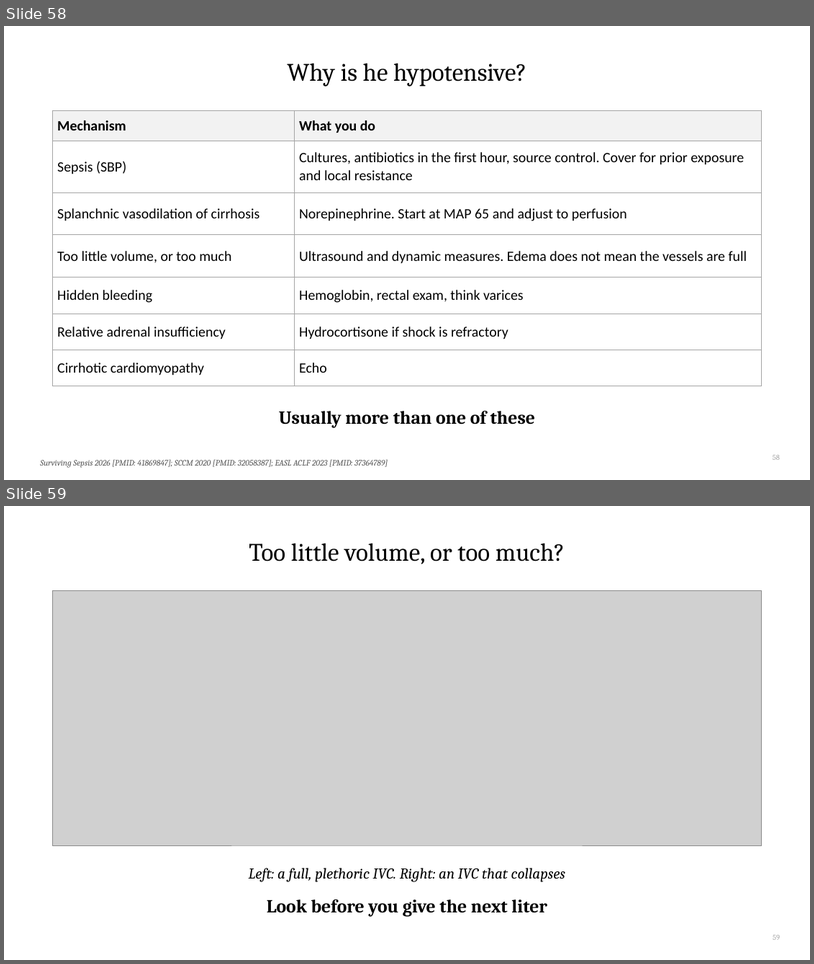
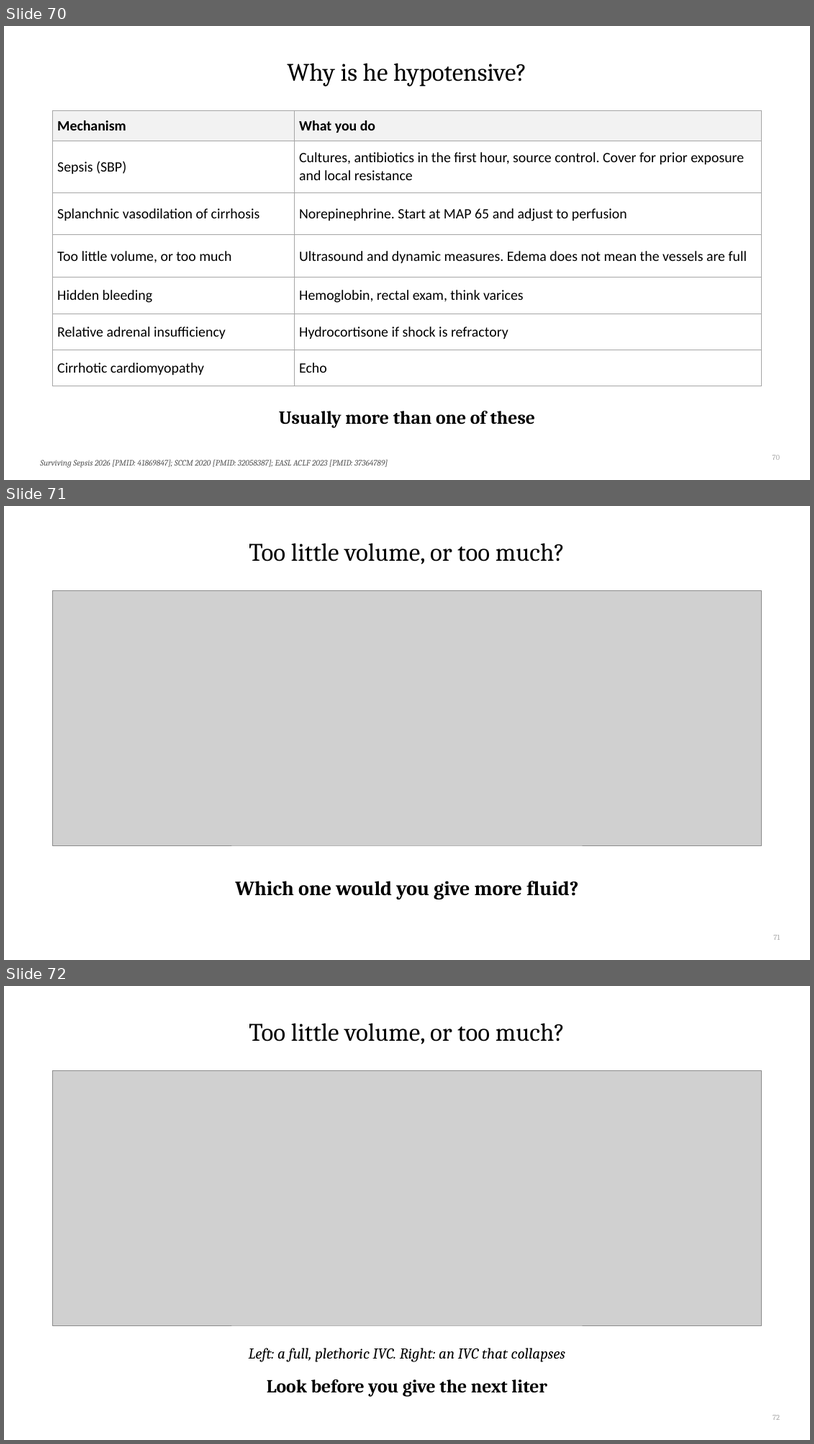
Before and after one commit to qaddodi/mohammad-almeqdadi-lectures, a slide deck: lectures/acute-liver-failure-aclf-in-icu/ALF and ACLF in the ICU.pptx. Shown one above the other, each under a label of ours: slides 58 and 59 before the commit, slides 70, 71 and 72 after it. The pictures are 814x964 and 814x1444 pixels, drawn with LibreOffice and Linux fonts; fonts in the diff are those of the drawing; grey boxes stand for pictures. Boxes give left, top, right and bottom in pixels: in the first picture for what was removed or moved away, otherwise in the second. Text is boxed around its words. In the diff, an @@ line names an element or a change of style, - is before the commit and + after.

```diff
--- a/lectures/acute-liver-failure-aclf-in-icu/ALF and ACLF in the ICU.pptx
+++ b/lectures/acute-liver-failure-aclf-in-icu/ALF and ACLF in the ICU.pptx
@@ slide 71 added at (4, 506, 810, 960), background #FFFFFF @@
@@ title added at (249, 543, 565, 564), 30 pt, text #000000 @@
+Too little volume, or too much?
@@ picture added at (52, 591, 762, 845) @@
@@ text added at (235, 880, 579, 899), 24 pt, text #000000, bold @@
+Which one would you give more fluid?
@@ page number added at (774, 934, 780, 939), 9 pt, text #A6A6A6 @@
+71
@@ what was slide 58 is now slide 70 @@
@@ page number at (773, 454, 780, 459): text changed @@
-58
+70
@@ what was slide 59 is now slide 72 @@
@@ page number at (773, 1414, 780, 1419): text changed @@
-59
+72
```
Also in this commit, not shown: 10 slides changed, 20 other slides added, 2 other files.
